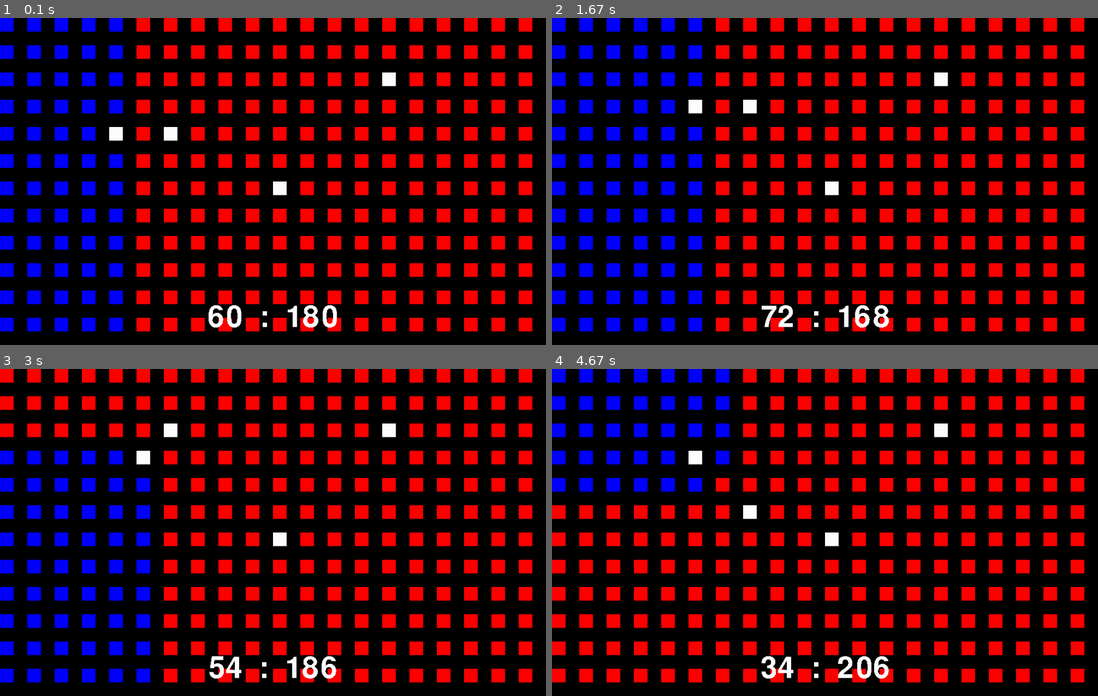
Above: before the commit, frames 1-4 (two rows, left to right).
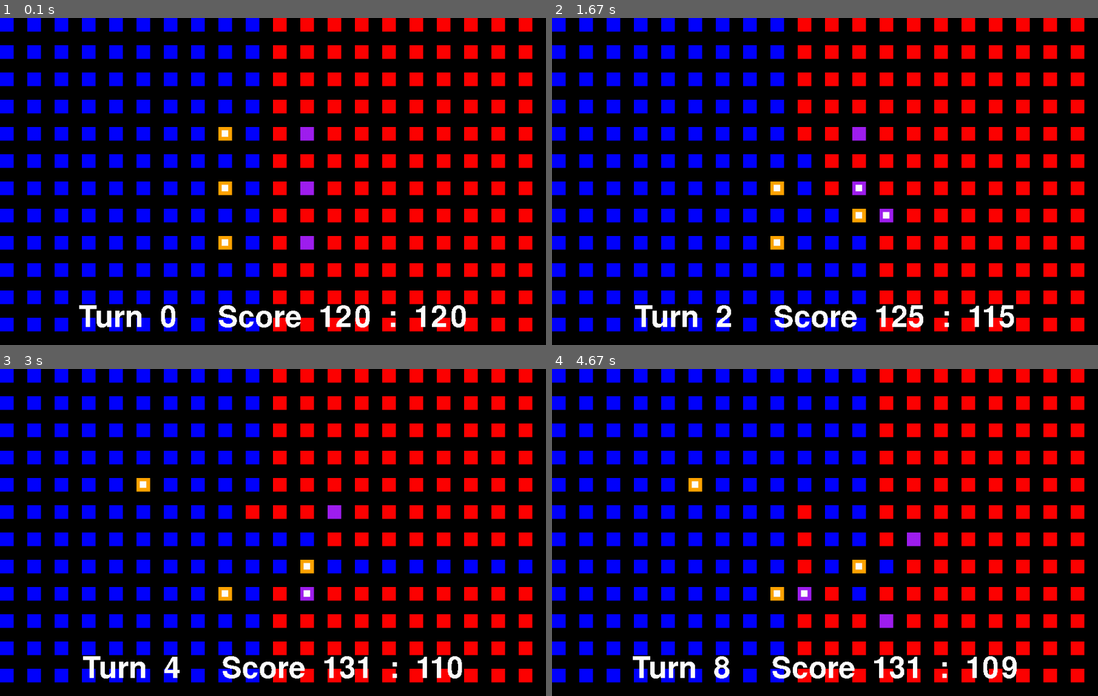
Above: after the commit, the same moments.

Repository: LWhite200/pygames
Game: pygame game, started from Final War/Final War.py
Same seed, same stepped clock (60 frames per second), same inputs: the game is played once before the commit and once after it.
Inputs (mouse positions are in pixels of both pictures, inside the frame that each line leads up to):
- Up to frame 1 (0.1 s): no input
- Up to frame 2 (1.67 s): press the mouse at (775, 132) at 0.37 s; move the mouse to (825, 194) at 0.47 s; release the mouse at (879, 253) at 0.6 s; hold D 0.67-1.13 s; hold W 1.17-1.47 s; right-click (644, 246) at 1.55 s
- Up to frame 3 (3 s): hold D 1.83-2.3 s; press the mouse at (223, 539) at 2.37 s; move the mouse to (147, 522) at 2.47 s; release the mouse at (70, 509) at 2.6 s; hold A from 2.67 s (still down)
- Up to frame 4 (4.67 s): release A at 3.2 s; hold S 3.23-3.53 s; hold A 3.57-3.97 s; hold W 4-4.37 s; hold D from 4.4 s (still down)

The runs differ from the first frame. In frame 1, 8.9% of the frame differs, in the area x 14-86%, y 0-96%; in frame 2, 8.0%; in frame 3, 11%; in frame 4, 13%, in the area x 0-86%, y 0-96%.

Commit message:
Add files via upload

Diff:
--- a/Final War/Final War.py
+++ b/Final War/Final War.py
@@ -1,6 +1,5 @@
 from collections import deque
-import pygame # type: ignore
-import math
+import pygame  # type: ignore
 import random
 pygame.init()
 
@@ -10,32 +9,34 @@
 pygame.display.set_caption('Final War')
 clock = pygame.time.Clock()
 
-world = [[0 for _ in range(wth)] for _ in range(hth)]
+world = [[0 for _ in range(wth)] for _ in range(hth)]  # 0: red enemy, 1: blue player, 2: white being dragged, 3: Magenta can be placed
 worldScore = [0, 0]
+curTurn = 0
 
 font = pygame.font.Font('font/Pixeltype.ttf', 80)
 
 background = pygame.Surface((width, height))
 background.fill('Black')
-background_rect = background.get_rect(center = (width // 2, height // 2))
-
-player = pygame.Surface((25, 25))
-player.fill('White')
-player_rect = player.get_rect(topleft = (200, 200))
-
-EnemyObjs = []
-
-class enemObj:
+background_rect = background.get_rect(center=(width // 2, height // 2))
+
+# ------------------------------------------------------
+# ------------------------------------------------------
+
+PlayerObjs = []
+class playObj:
     def __init__(self, x, y):
         self.x = x
         self.y = y
         self.surface = pygame.Surface((25, 25))
-        self.surface.fill('White')
+        self.surface.fill('Orange')
         self.rect = self.surface.get_rect(topleft=(self.x, self.y))
+        self.hasMoved = False
+        self.doneAttack = False
+        self.inRange = False
+        self.isAttacking = False
 
     def moveRandom(self):
         ranStep = random.randint(1, 4)
-
         if ranStep == 1 and self.x >= 50:
             self.x -= 50
         elif ranStep == 2 and self.x < width - 50:
@@ -44,98 +45,229 @@
             self.y += 50
         elif ranStep == 4 and self.y >= 50:
             self.y -= 50
-
         self.rect.topleft = (self.x, self.y)
 
-EnemyObjs.append(enemObj(300, 200))
-EnemyObjs.append(enemObj(500, 300))
-EnemyObjs.append(enemObj(700, 100))
+EnemyObjs = []
+class enemObj:
+    def __init__(self, x, y):
+        self.x = x
+        self.y = y
+        self.surface = pygame.Surface((25, 25))
+        self.surface.fill('Purple')
+        self.rect = self.surface.get_rect(topleft=(self.x, self.y))
+        self.canBeAttacked = False
+        self.maxHP = 100
+        self.curHP = 100
+
+    def moveRandom(self):
+        ranStep = random.randint(1, 4)
+        if ranStep == 1 and self.x >= 50:
+            self.x -= 50
+        elif ranStep == 2 and self.x < width - 50:
+            self.x += 50
+        elif ranStep == 3 and self.y < height - 50:
+            self.y += 50
+        elif ranStep == 4 and self.y >= 50:
+            self.y -= 50
+        self.rect.topleft = (self.x, self.y)
+
+PlayerObjs.append(playObj(400, 200))
+PlayerObjs.append(playObj(400, 300))
+PlayerObjs.append(playObj(400, 400))
+EnemyObjs.append(enemObj(550, 200))
+EnemyObjs.append(enemObj(550, 300))
+EnemyObjs.append(enemObj(550, 400))
+
+dragging_player = None
+drag_offset_x = 0
+drag_offset_y = 0
+original_x = 0
+original_y = 0
 
 def updateBoard():
+
     q = deque()
     visit = [[False for _ in range(wth)] for _ in range(hth)]
     worldScore[0], worldScore[1] = 0, 0
 
-
+    for i in range(hth):
+        for j in range(wth):
+            world[i][j] = 0
+
+    for player in PlayerObjs:
+        playX = player.rect.x // 50
+        playY = player.rect.y // 50
+        q.append((playX, playY))
+        world[playX][playY] = 1
+        visit[playX][playY] = True
+        worldScore[world[playX][playY]] += 1
 
     for enemy in EnemyObjs:
         enemX = enemy.rect.x // 50
         enemY = enemy.rect.y // 50
         q.append((enemX, enemY))
-        world[enemX][enemY] = 0  # Mark enemy positions as 0 initially
+        world[enemX][enemY] = 0
         visit[enemX][enemY] = True
         worldScore[world[enemX][enemY]] += 1
-
-    playX = player_rect.x // 50
-    playY = player_rect.y // 50
-    q.append((playX, playY))
-    world[playX][playY] = 1  # Player's starting position
-    visit[playX][playY] = True
-    worldScore[world[playX][playY]] += 1
 
     while q:
         px, py = q.popleft()
         color = world[px][py]
 
-        # Explore the 4 possible directions (up, down, left, right)
         for dx, dy in [(-1, 0), (1, 0), (0, -1), (0, 1)]:
             nx, ny = px + dx, py + dy
 
-            # Ensure the new position is within bounds and hasn't been visited
             if 0 <= nx < hth and 0 <= ny < wth and not visit[nx][ny]:
                 visit[nx][ny] = True
-                world[nx][ny] = color  # Update the board with the correct color
-                q.append((nx, ny))  # Add the position to the queue for further exploration
+                world[nx][ny] = color
+                q.append((nx, ny))
                 worldScore[color] += 1
 
-
-
-
 updateBoard()
+
+# ------------------------------------------------------
+# ------------------------------------------------------
+
+playerAttacking = None
 
 while True:
     for event in pygame.event.get():
         if event.type == pygame.QUIT:
             pygame.quit()
         if event.type == pygame.KEYDOWN:
-            moved = False
-            if event.key == pygame.K_w:
-                if player_rect.top >= 50:
-                    player_rect.y -= 50
-                    moved = True
-            if event.key == pygame.K_s:
-                if player_rect.bottom < height - 50:
-                    player_rect.y += 50
-                    moved = True
-            if event.key == pygame.K_a:
-                if player_rect.left >= 50:
-                    player_rect.x -= 50
-                    moved = True
-            if event.key == pygame.K_d:
-                if player_rect.right < width - 50:
-                    player_rect.x += 50
-                    moved = True
-            if moved:
-                EnemyObjs[0].moveRandom()
+            for enemy in EnemyObjs:
+                enemy.moveRandom()
+                enemy.canBeAttacked = False
+
+            for player in PlayerObjs:
+                player.hasMoved = False
+                player.doneAttack = False
+                player.isAttacking = False
+                player.inRange = False  # Reset the range flag
+
+            playerAttacking = None
+            curTurn += 1
+            updateBoard()
+
+        if event.type == pygame.MOUSEBUTTONDOWN:
+            if event.button == 1:
+                for player in PlayerObjs:
+                    if player.rect.collidepoint(event.pos) and not player.hasMoved:
+                        dragging_player = player
+                        original_x, original_y = player.x, player.y
+                        drag_offset_x = player.rect.x - event.pos[0]
+                        drag_offset_y = player.rect.y - event.pos[1]
+                        break
+            elif event.button == 3:
+                for player in PlayerObjs:
+                    if player.rect.collidepoint(event.pos) and not player.doneAttack and player.inRange:
+                        player.isAttacking = True
+                        playerAttacking = player
+                    else:
+                        player.isAttacking = False
+
+                for enemy in EnemyObjs:
+                    if enemy.rect.collidepoint(event.pos) and playerAttacking:
+                        if abs(playerAttacking.x - enemy.x) <= 50 and abs(playerAttacking.y - enemy.y) <= 50:
+                            print("Enemy Was Attacked Successfully")
+                            enemy.curHP -= 50
+                            playerAttacking.doneAttack = True
+                            playerAttacking.hasMoved = True
+                            playerAttacking.isAttacking = False
+                            playerAttacking = None
+
+                            if enemy.curHP <= 0:
+                                EnemyObjs.remove(enemy)
+                                updateBoard()
+                                break
+
+
+                        break
+
+        if event.type == pygame.MOUSEMOTION:
+            if dragging_player:
+                mouse_x, mouse_y = event.pos
+                new_x = mouse_x + drag_offset_x
+                new_y = mouse_y + drag_offset_y
+                new_x = (new_x // 50) * 50
+                new_y = (new_y // 50) * 50
+
+                max_dist = 3  # Movement distance limit
+                if abs(new_x - original_x) > max_dist * 50:
+                    new_x = original_x + max_dist * 50 if new_x > original_x else original_x - max_dist * 50
+                if abs(new_y - original_y) > max_dist * 50:
+                    new_y = original_y + max_dist * 50 if new_y > original_y else original_y - max_dist * 50
+
+                dragging_player.rect.topleft = (new_x, new_y)
+
+                for dx in range(-max_dist, max_dist + 1):
+                    for dy in range(-max_dist, max_dist + 1):
+                        if 0 <= (original_x // 50 + dx) < hth and 0 <= (original_y // 50 + dy) < wth:
+                            if abs(dx) <= max_dist and abs(dy) <= max_dist:
+                                if (dx == 0 and dy == 0):
+                                    world[(original_x // 50) + dx][(original_y // 50) + dy] = 2
+                                else:
+                                    world[(original_x // 50) + dx][(original_y // 50) + dy] = 3
+        if event.type == pygame.MOUSEBUTTONUP:
+            if event.button == 1 and dragging_player:
+                if dragging_player:
+                    new_x = dragging_player.rect.x // 50
+                    new_y = dragging_player.rect.y // 50
+                    for i, player in enumerate(PlayerObjs):
+                        if player == dragging_player:
+                            PlayerObjs[i].x = new_x * 50
+                            PlayerObjs[i].y = new_y * 50
+                            PlayerObjs[i].hasMoved = True
+                            PlayerObjs[i].isAttacking = False
+                            PlayerObjs[i].inRange = False
+                            break
                 updateBoard()
-
+                dragging_player = None
 
     screen.blit(background, background_rect)
 
     for i in range(0, hth):
         for j in range(0, wth):
-
-            color = "Red" if world[i][j] == 0 else "Blue"
+            color = "Red" if world[i][j] == 0 else "Blue" if world[i][j] == 1 else "White" if world[i][j] == 2 else "Magenta"
             pygame.draw.rect(screen, color, pygame.Rect(i * 50, j * 50, 25, 25))
-
-    screen.blit(player, player_rect)
 
     for enemy in EnemyObjs:
         screen.blit(enemy.surface, enemy.rect)
-
-    scoreText = str(str(worldScore[1]) + "  :  " + str(worldScore[0]))
+        if enemy.canBeAttacked:
+            color = "White"
+            nm_surf = pygame.Surface((12, 12))
+            nm_surf.fill(color)
+            nm_rect = nm_surf.get_rect(center=enemy.rect.center)
+            screen.blit(nm_surf, nm_rect)
+
+        enemy.canBeAttacked = False
+
+    for player in PlayerObjs:
+        player.canAttack = False
+        surrounding_positions = [
+            (-50, 0), (50, 0), (0, -50), (0, 50),
+            (-50, -50), (50, -50), (-50, 50), (50, 50)
+        ]
+
+        for enemy in EnemyObjs:
+            for dx, dy in surrounding_positions:
+                if player.x + dx == enemy.x and player.y + dy == enemy.y:
+                    player.inRange = True
+                    if not player.doneAttack:
+                        enemy.canBeAttacked = True
+                        break
+
+        screen.blit(player.surface, player.rect)
+        if not player.hasMoved or (player.inRange and not player.doneAttack) or (player.inRange and player.isAttacking):
+            color = "Red" if player.isAttacking else "White"
+            nm_surf = pygame.Surface((12, 12))
+            nm_surf.fill(color)
+            nm_rect = nm_surf.get_rect(center=player.rect.center)
+            screen.blit(nm_surf, nm_rect)
+
+    scoreText = str("Turn  " + str(curTurn) + "     Score  " + str(worldScore[1]) + "  :  " + str(worldScore[0]))
     score_surf = font.render(scoreText, False, (254, 254, 254))
-    score_rect = score_surf.get_rect(center = (500, 550))
+    score_rect = score_surf.get_rect(center=(500, 550))
     screen.blit(score_surf, score_rect)
 
     pygame.display.update()
